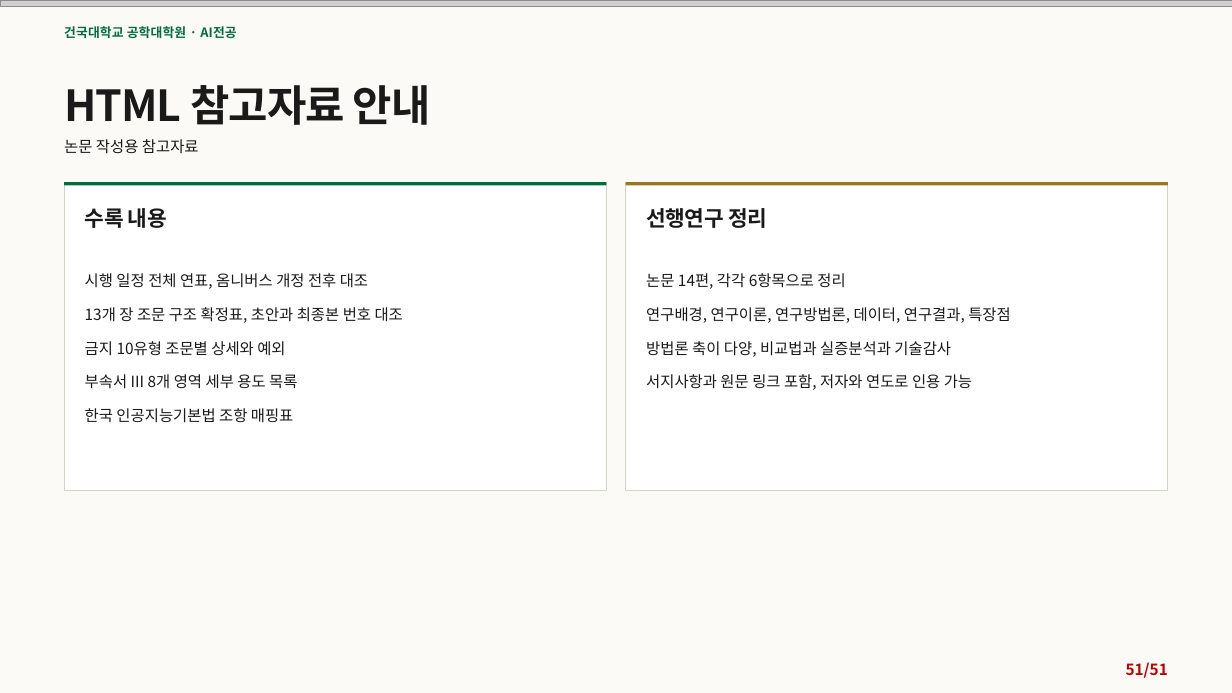
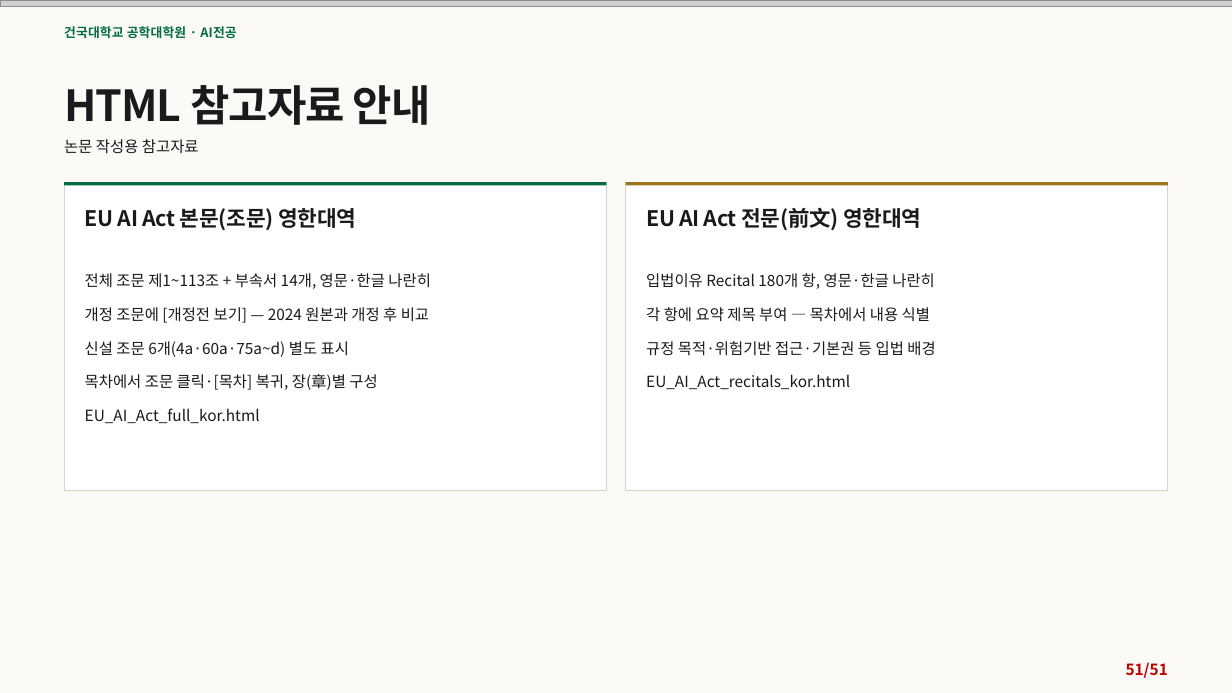
Before and after one commit to YangGuiBee/AIG2, a slide deck: slide 51 of 03 - EU AI Act (1)/(AIG20262_03)_20260917.pptx. Drawn at 1232x693 pixels with LibreOffice and Linux fonts; fonts in the diff are those of the drawing; grey boxes stand for pictures; background and template pictures are left out. Boxes give left, top, right and bottom in pixels: in the first picture for what was removed or moved away, otherwise in the second. Text is boxed around its words. In the diff, an @@ line names an element or a change of style, - is before the commit and + after.

```diff
--- a/03 - EU AI Act (1)/(AIG20262_03)_20260917.pptx
+++ b/03 - EU AI Act (1)/(AIG20262_03)_20260917.pptx
@@ text at [85, 208, 357, 230]: text changed @@
-수록 내용
+EU AI Act 본문(조문) 영한대역
@@ text at [646, 207, 921, 230]: text changed @@
-선행연구 정리
+EU AI Act 전문(前文) 영한대역
@@ text at [85, 273, 431, 289]: text changed @@
-시행 일정 전체 연표, 옴니버스 개정 전후 대조
+전체 조문 제1~113조 + 부속서 14개, 영문·한글 나란히
@@ text at [646, 273, 935, 289]: text changed @@
-논문 14편, 각각 6항목으로 정리
+입법이유 Recital 180개 항, 영문·한글 나란히
@@ text at [85, 307, 429, 323]: text changed @@
-13개 장 조문 구조 확정표, 초안과 최종본 번호 대조
+개정 조문에 [개정전 보기] — 2024 원본과 개정 후 비교
@@ text at [646, 307, 930, 322]: text changed @@
-연구배경, 연구이론, 연구방법론, 데이터, 연구결과, 특장점
+각 항에 요약 제목 부여 — 목차에서 내용 식별
@@ text at [85, 341, 349, 357]: text changed @@
-금지 10유형 조문별 상세와 예외
+신설 조문 6개(4a·60a·75a~d) 별도 표시
@@ text at [646, 341, 935, 356]: text changed @@
-방법론 축이 다양, 비교법과 실증분석과 기술감사
+규정 목적·위험기반 접근·기본권 등 입법 배경
@@ text at [85, 374, 377, 390]: text changed @@
-부속서 III 8개 영역 세부 용도 목록
+목차에서 조문 클릭·[목차] 복귀, 장(章)별 구성
@@ text at [646, 374, 850, 389]: text changed @@
-서지사항과 원문 링크 포함, 저자와 연도로 인용 가능
+EU_AI_Act_recitals_kor.html
@@ text at [85, 408, 260, 423]: text changed @@
-한국 인공지능기본법 조항 매핑표
+EU_AI_Act_full_kor.html
```
